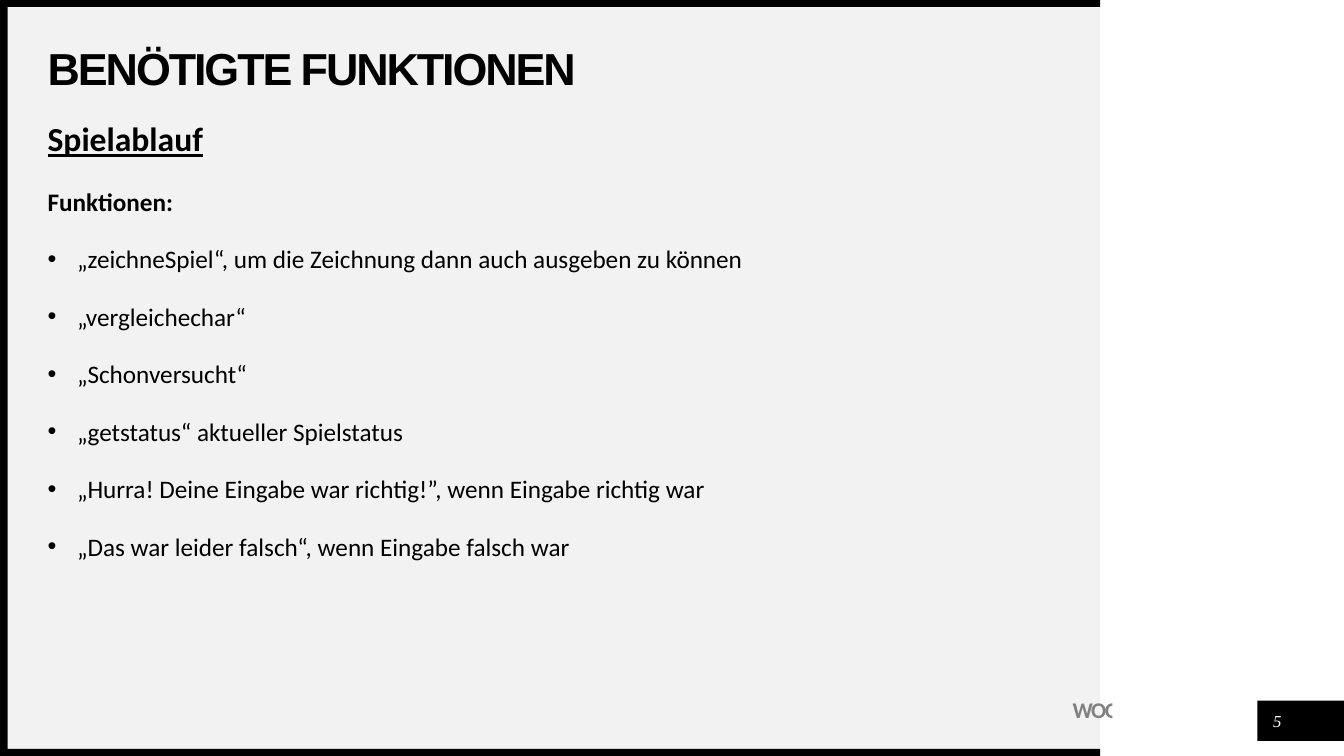
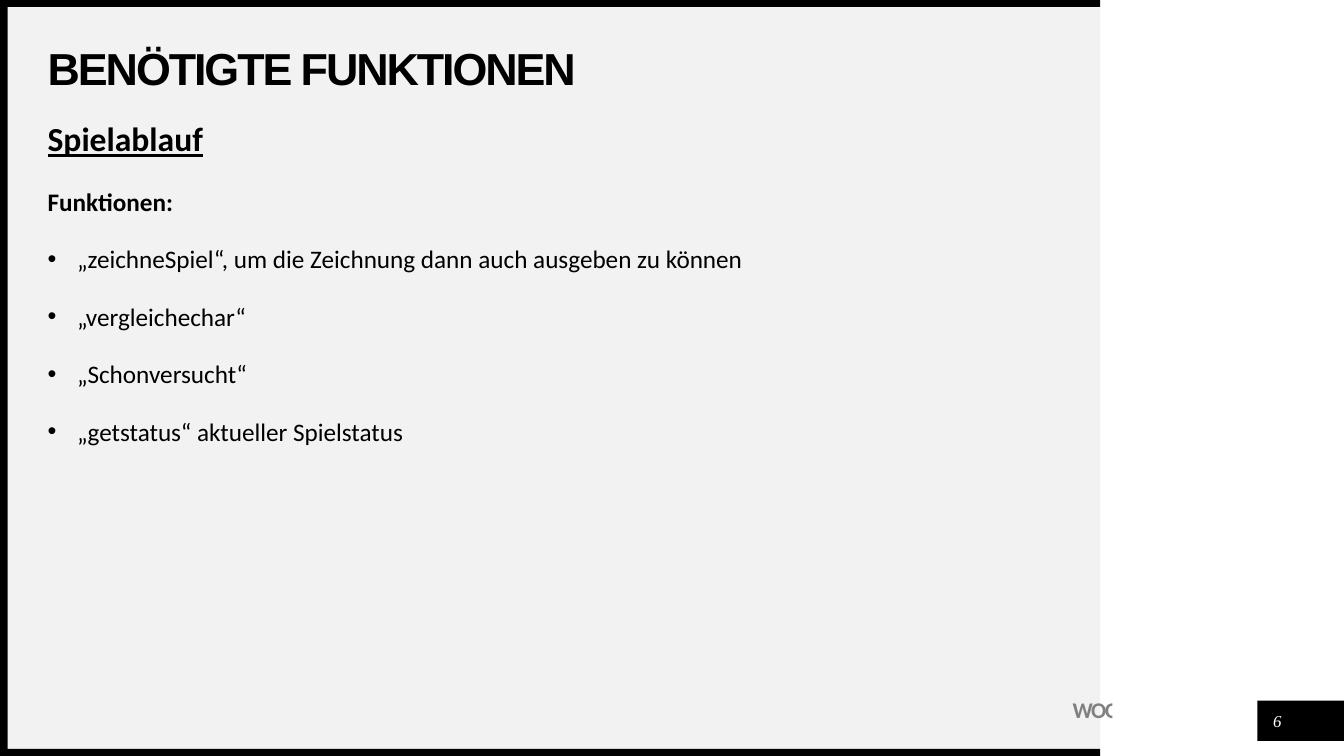
Before and after one commit to muellerValentin/programmierenON22, a slide deck: slide 6 of Präsentation Programmieren Galgenmännchen.pptx (slide 5 before the commit). Drawn at 1344x756 pixels with LibreOffice and Linux fonts; fonts in the diff are those of the drawing. Boxes give left, top, right and bottom in pixels: in the first picture for what was removed or moved away, otherwise in the second. Text is boxed around its words. In the diff, an @@ line names an element or a change of style, - is before the commit and + after.

```diff
--- a/Präsentation Programmieren Galgenmännchen.pptx
+++ b/Präsentation Programmieren Galgenmännchen.pptx
@@ text at bbox=[77, 480, 705, 561]: paragraphs removed @@
-• „Hurra! Deine Eingabe war richtig!”, wenn Eingabe richtig war
-• „Das war leider falsch“, wenn Eingabe falsch war
@@ page number at bbox=[1273, 716, 1281, 727]: text changed @@
-5
+6
```
Also in this commit, not shown: 1 slide added.
